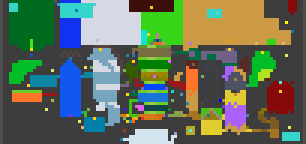
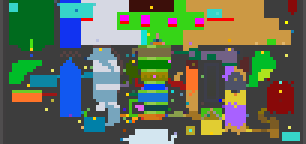
Layer changes from the first (306, 144) image to the second:
painted on "biome_map.png" over bbox(81, 0, 234, 30)
